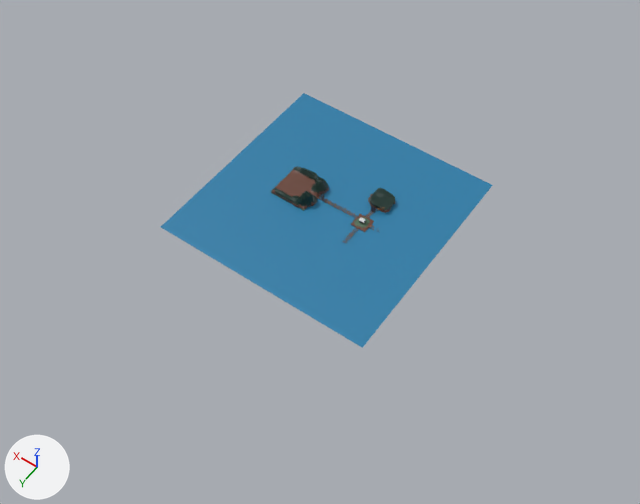
A saved change to the FBX model VR Defence/Assets/Blender/Map3 1.fbx.
Both versions are drawn from a camera (50 mm lens) standing at (-490.0, 807.0, 1127.0) and looking at (48.0, 53.0, -58.0). Lighting does not change. The marker at lower left points along +X, +Y and +Z. Objects named as collision shapes, trigger or cutter boxes, shadow casters or lower levels of detail are left out. Where no turn or scale is listed for an object, it has been applied to the vertices.
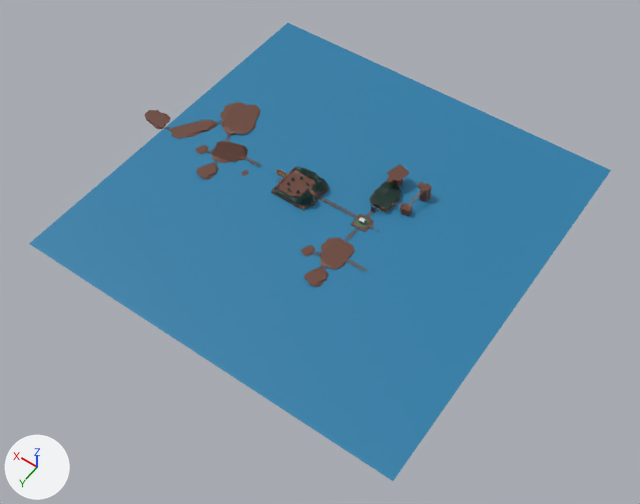
What changed in the scene script:
```text
Add me_plane_009:
    me_plane_009 = me_plane_005.copy(); me_plane_009.name = 'Plane.009'
Change ob_plane:
    ob_plane.scale: (200.0, 1.0, 200.0) -> (350.0, 1.0, 350.0)
Change ob_plane_002:
    ob_plane_002.location: (-3.0, -56.0, -3.0) -> (-3.0, -66.0, -3.0)
    ob_plane_002.scale: (13.0, 1.0, 13.0) -> (13.0, 1.0, 19.5)
Add ob_plane_007:
    ob_plane_007 = bpy.data.objects.new('Plane.007', me_plane_005)  # 320 vertices, 298 faces; spans x -1.98..1.5, y -2.56..7.01, z -1.77..1.3; in mat_material_001 (picture img_gaya_soul_32x_png)
    ob_plane_007.location = (284.0, 1.0, -3.0)
    ob_plane_007.rotation_euler = (1.571, 0.0, 0.266)  # degrees (90, 0, 15)
    ob_plane_007.scale = (18.2, 0.757, 18.2)
Add ob_plane_014:
    ob_plane_014 = bpy.data.objects.new('Plane.014', me_plane_005)  # 320 vertices, 298 faces; spans x -1.98..1.5, y -2.56..7.01, z -1.77..1.3; in mat_material_001 (picture img_gaya_soul_32x_png)
    ob_plane_014.location = (440.0, 12.0, -3.0)
    ob_plane_014.rotation_euler = (1.567, 0.0245, 2.982)  # degrees (90, 1.4, 171)
    ob_plane_014.scale = (15.1, 0.758, 12.3)
Add ob_plane_016:
    ob_plane_016 = bpy.data.objects.new('Plane.016', me_plane_009)
    ob_plane_016.location = (-2.0, 136.0, -3.0)
    ob_plane_016.rotation_euler = (1.571, 0.0, 1.139)  # degrees (90, 0, 65)
    ob_plane_016.scale = (10.8, 0.925, 10.8)
Add ob_plane_012:
    ob_plane_012 = bpy.data.objects.new('Plane.012', me_plane_005)  # 320 vertices, 298 faces; spans x -1.98..1.5, y -2.56..7.01, z -1.77..1.3; in mat_material_001 (picture img_gaya_soul_32x_png)
    ob_plane_012.location = (326.0, 25.0, -3.0)
    ob_plane_012.rotation_euler = (1.571, 0.0, 1.139)  # degrees (90, 0, 65)
    ob_plane_012.scale = (6.75, 0.576, 6.75)
Add ob_plane_011:
    ob_plane_011 = bpy.data.objects.new('Plane.011', me_plane_005)  # 320 vertices, 298 faces; spans x -1.98..1.5, y -2.56..7.01, z -1.77..1.3; in mat_material_001 (picture img_gaya_soul_32x_png)
    ob_plane_011.location = (375.0, -3.0, -3.0)
    ob_plane_011.rotation_euler = (1.567, 0.0245, 0.927)  # degrees (90, 1.4, 53)
    ob_plane_011.scale = (24.6, 0.758, 11.8)
Add ob_plane_008:
    ob_plane_008 = bpy.data.objects.new('Plane.008', me_plane_005)  # 320 vertices, 298 faces; spans x -1.98..1.5, y -2.56..7.01, z -1.77..1.3; in mat_material_001 (picture img_gaya_soul_32x_png)
    ob_plane_008.location = (284.0, 61.0, -3.0)
    ob_plane_008.rotation_euler = (1.571, 0.0, 1.139)  # degrees (90, 0, 65)
    ob_plane_008.scale = (10.8, 0.925, 10.8)
Add ob_plane_020:
    ob_plane_020 = bpy.data.objects.new('Plane.020', me_plane_012)  # 320 vertices, 298 faces; spans x -15.5..17.0, y -19.2..19.9, z -14.1..39.4; in mat_material_001 (picture img_gaya_soul_32x_png)
    ob_plane_020.location = (0.0, -108.0, -12.0)
Add ob_plane_015:
    ob_plane_015 = bpy.data.objects.new('Plane.015', me_plane_009)
    ob_plane_015.location = (-2.0, 76.0, -3.0)
    ob_plane_015.rotation_euler = (1.571, 0.0, -1.575)  # degrees (90, 0, -90)
    ob_plane_015.scale = (18.2, 0.757, 18.2)
Add ob_plane_010:
    ob_plane_010 = bpy.data.objects.new('Plane.010', me_plane_005)  # 320 vertices, 298 faces; spans x -1.98..1.5, y -2.56..7.01, z -1.77..1.3; in mat_material_001 (picture img_gaya_soul_32x_png)
    ob_plane_010.location = (319.0, -81.0, -3.0)
    ob_plane_010.rotation_euler = (1.567, 0.0245, -1.236)  # degrees (90, 1.4, -71)
    ob_plane_010.scale = (24.7, 0.758, 24.7)
Add ob_plane_006:
    ob_plane_006 = bpy.data.objects.new('Plane.006', me_plane_001)  # 144 vertices, 136 faces; spans x -9.3..13.3, y -3.8..3.8, z 0.0..3.7; in mat_material_001 (picture img_gaya_soul_32x_png)
    ob_plane_006.location = (173.0, -10.0, 1.0)
Add ob_plane_019:
    ob_plane_019 = bpy.data.objects.new('Plane.019', me_plane_011)  # 320 vertices, 298 faces; spans x -8.5..9.6, y -9.2..10.8, z -14.1..38.7; in mat_material_001 (picture img_gaya_soul_32x_png)
    ob_plane_019.location = (-55.0, -108.0, -12.0)
Add ob_plane_017:
    ob_plane_017 = bpy.data.objects.new('Plane.017', me_plane_009)
    ob_plane_017.location = (39.0, 100.0, -3.0)
    ob_plane_017.rotation_euler = (1.571, 0.0, 1.139)  # degrees (90, 0, 65)
    ob_plane_017.scale = (6.75, 0.576, 6.75)
Add ob_plane_018:
    ob_plane_018 = bpy.data.objects.new('Plane.018', me_plane_010)  # 320 vertices, 298 faces; spans x -8.6..11.3, y -10.1..7.5, z -14.1..38.7; in mat_material_001 (picture img_gaya_soul_32x_png)
    ob_plane_018.location = (-47.0, -61.0, -24.0)
```

Changed parts and their boxes [x1, y1, x2, y2] in the pictures (640 x 504 px):
'Plane', rescaled (75% wider, 79% taller): before [161, 93, 493, 348]; after [29, 23, 611, 481]
'Plane.010', added (brown): after [220, 102, 260, 135]
'Plane.015', added (brown): after [319, 238, 355, 269]
'Plane.002', moved, rescaled (18% wider, 23% taller): before [368, 188, 395, 213]; after [369, 181, 401, 212]
'Plane.007', added (brown): after [211, 141, 248, 163]
'Plane.011', added (brown): after [170, 120, 217, 138]
'Plane.014', added: after [145, 110, 171, 129]
'Plane.016', added: after [304, 268, 328, 286]
'Plane.020', added: after [387, 165, 409, 187]
'Plane.008', added: after [196, 164, 218, 179]
'Plane.019', added: after [419, 183, 432, 202]
'Plane.018', added: after [400, 203, 413, 217]
'Plane.017', added: after [301, 245, 315, 257]
'Plane.012', added: after [195, 145, 209, 154]
'Plane.006', added: after [276, 170, 288, 178]
